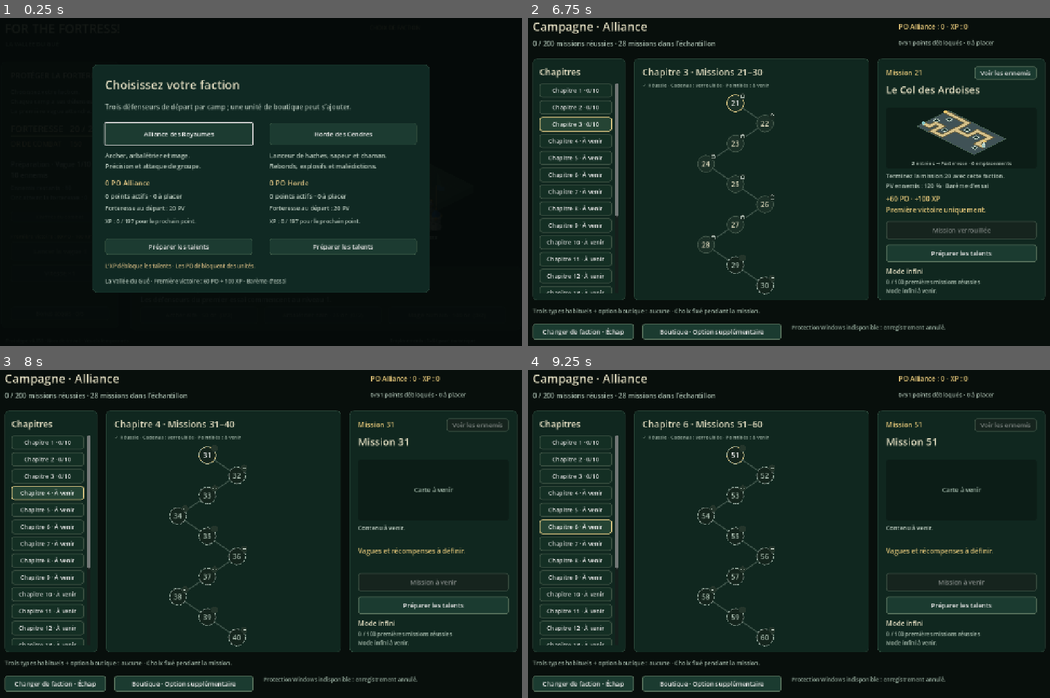
Above: before the commit, frames 1-4 (two rows, left to right).
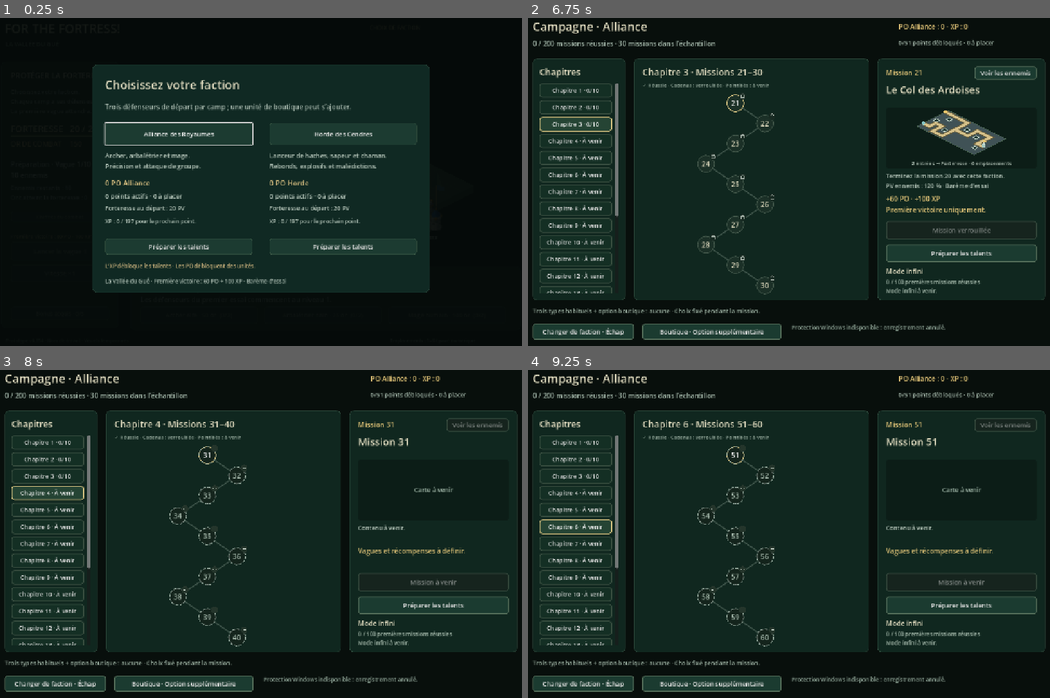
Above: after the commit, the same moments.

Repository: tomy1up/For-The-Fortress
Game: Godot game, scene res://scenes/main.tscn
The game is run twice, just before and just after one commit, with the same random seed, the same clock (stepped at 60 frames per second) and the same inputs.
Inputs:
- Up to frame 1 (0.25 s): no input
- Up to frame 2 (6.75 s): click "Alliance des Royaumes" at 0.5 s; click "Jouer la mission 1" at 1.25 s; click "Jouer la mission 1" at 2 s; click "Horde des Cendres" at 2.75 s; click "Préparer les talents" at 3.5 s; click "Préparer les talents" at 4.25 s; click "Chapitre 1 · 0/10" at 5 s; click "Chapitre 2 · 0/10" at 5.75 s; click "Chapitre 3 · 0/10" at 6.5 s
- Up to frame 3 (8 s): click "Chapitre 4 · À venir" at 7.25 s
- Up to frame 4 (9.25 s): click "Chapitre 5 · À venir" at 8 s; click "Chapitre 6 · À venir" at 8.75 s

The runs differ from the first frame. In frame 2, 0.1% of the frame differs, in the area x 17-48%, y 7-85%; in frame 3, less than 0.1%; in frame 4, less than 0.1%.

Commit message:
release: complete chapter three with missions 29 and 30 in v0.154

Diff:
--- a/prototype/project.godot
+++ b/prototype/project.godot
@@ -3,7 +3,7 @@
 
 [application]
 config/name="For the Fortress! — La Vallée du Gué"
-config/version="0.153"
+config/version="0.154"
 run/main_scene="res://scenes/main.tscn"
 config/features=PackedStringArray("4.7", "GL Compatibility")
 
--- a/prototype/scripts/campaign_catalogue.gd
+++ b/prototype/scripts/campaign_catalogue.gd
@@ -24,9 +24,9 @@
 		var titles: Array[String] = ["La Vallée du Gué","Le Bois du Gué","Les Hauts du Gué","Les Détours du Gué","La Clairière du Gué","Le Défilé du Gué","Les Lacets du Gué","Le Sentier du Gué","Les Abords du Gué","Les Remparts du Gué"]
 		result.merge({"title":titles[(number-1)%10],"available":true,"map_id":maps[(number-1)%10],"hp_percent":99+number,"po":60,"xp":100,"waves":10},true)
 		if number > 10: result.wave_set_id = "ford_banks"
-	elif number <= 28:
-		var maps: Array[String] = ["slate_pass","slate_ridges","slate_scree","slate_ravine","slate_gates","slate_crossing","slate_laces","slate_cirque"]
-		var titles: Array[String] = ["Le Col des Ardoises","Les Cr …(140 unchanged characters)… s des Ardoises","Le Cirque des Ardoises"]
+	elif number <= 30:
+		var maps: Array[String] = ["slate_pass","slate_ridges","slate_scree","slate_ravine","slate_gates","slate_crossing","slate_laces","slate_cirque","slate_high_passages","slate_bastion"]
+		var titles: Array[String] = ["Le Col des Ardoises","Les Cr …(140 unchanged characters)… s des Ardoises","Le Cirque des Ardoises","Les Hauts Passages des Ardoises","Le Bastion des Ardoises"]
 		result.merge({"title":titles[number-21],"available":true,"map_id":maps[number-21],"hp_percent":99+number,"po":60,"xp":100,"waves":10},true)
 	return result
 
--- a/prototype/scripts/main.gd
+++ b/prototype/scripts/main.gd
@@ -775,7 +775,7 @@
 	var mountain_number := 21
 	if variant.begins_with("ridges"): mountain_number = 22
 	if variant.begins_with("mountain"):
-		mountain_number = clampi(variant.trim_prefix("mountain").trim_suffix("play").to_int(),23,28)
+		mountain_number = clampi(variant.trim_prefix("mountain").trim_suffix("play").to_int(),23,30)
 	if (variant.begins_with("terrain") and variant.trim_prefix("terrain").is_valid_int()) or mountain_preview:
 		var target := mountain_number if mountain_preview else clampi(int(variant.trim_prefix("terrain")),2,10)
 		for number in range(1,target):
--- a/prototype/scripts/map_definition.gd
+++ b/prototype/scripts/map_definition.gd
@@ -563,7 +563,7 @@
 
 static func for_id(id: String) -> Dictionary:
 	if id == "valley_ford": return valley()
-	if id == "slate_crossing":
+	if id in ["slate_crossing","slate_high_passages"]:
 		var board := mountain_workshop()
 		board.id = id
 		board.title = "Les Trois Passages des Ardoises"
@@ -572,6 +572,12 @@
 		var upper: Array[Vector2] = [Vector2(0,1),Vector2(7,1)]
 		var middle: Array[Vector2] = [Vector2(0,5)]
 		var lower: Array[Vector2] = [Vector2(0,9),Vector2(3,9),Vector2(3,7),Vector2(7,7)]
+		if id == "slate_high_passages":
+			board.title = "Les Hauts Passages des Ardoises"
+			shared.assign([Vector2(9,5),Vector2(12,5),Vector2(12,2),Vector2(16,2),Vector2(16,6),Vector2(17,6)])
+			upper.assign([Vector2(0,1),Vector2(5,1),Vector2(5,3),Vector2(9,3)])
+			middle.assign([Vector2(0,5)])
+			lower.assign([Vector2(0,9),Vector2(5,9),Vector2(5,7),Vector2(9,7)])
 		upper.append_array(shared)
 		middle.append_array(shared)
 		lower.append_array(shared)
@@ -583,14 +589,22 @@
 			{"id":"lower","path_points":lower,"path_length":measured_length(lower)},
 		]
 		board.slots = [Vector2(3,2.8),Vector2(2,6.8),Vector2(6,3),Vector2(9,3.3),Vector2(12.8,4.2),Vector2(15.8,7.6)]
+		if id == "slate_high_passages":
+			board.slots = [Vector2(3,2.8),Vector2(3,7.2),Vector2(6.8,5.8),Vector2(10.5,3.3),Vector2(14,4.5),Vector2(16,8)]
 		return board
-	if id in ["slate_scree","slate_ravine","slate_gates","slate_laces","slate_cirque"]:
+	if id in ["slate_scree","slate_ravine","slate_gates","slate_laces","slate_cirque","slate_bastion"]:
 		var board := mountain_workshop()
 		board.id = id
 		var upper: Array[Vector2] = []
 		var lower: Array[Vector2] = []
 		var shared: Array[Vector2] = []
 		match id:
+			"slate_bastion":
+				board.title = "Le Bastion des Ardoises"
+				upper.assign([Vector2(0,1),Vector2(4,1),Vector2(4,3),Vector2(8,3),Vector2(8,1),Vector2(11,1)])
+				lower.assign([Vector2(0,9),Vector2(3,9),Vector2(3,6),Vector2(7,6),Vector2(7,8),Vector2(11,8)])
+				shared.assign([Vector2(11,5),Vector2(14,5),Vector2(14,2),Vector2(17,2),Vector2(17,6)])
+				board.slots = [Vector2(2,3),Vector2(1.5,7),Vector2(6,4.5),Vector2(10,3.2),Vector2(15.5,3.5),Vector2(15.5,7.6)]
 			"slate_laces":
 				board.title = "Les Lacets des Ardoises"
 				board.path_points = [Vector2(0,1),Vector2(3,1),Vector2(3,7),Vector2(7,7),Vector2(7,2),Vector2(11,2),Vector2(11,8),Vector2(15,8),Vector2(15,4),Vector2(17,4),Vector2(17,6)]
--- a/prototype/scripts/valley_model.gd
+++ b/prototype/scripts/valley_model.gd
@@ -190,7 +190,7 @@
 	action_history.append(entry)
 
 static func valid_enemy_hp_percent(value: Variant) -> bool:
-	return (value is int or value is float) and is_finite(float(value)) and value == floorf(float(value)) and value >= 100 and value <= 127
+	return (value is int or value is float) and is_finite(float(value)) and value == floorf(float(value)) and value >= 100 and value <= 129
 
 func configure_enemy_hp(value: Variant) -> bool:
 	if not valid_enemy_hp_percent(value) or not action_history.is_empty() or phase != "preparation" or gold != INITIAL_GOLD: return false
--- a/prototype/tests/test_campaign_preview.gd
+++ b/prototype/tests/test_campaign_preview.gd
@@ -37,7 +37,7 @@
 		screen.refresh();screen._select(1)
 		check(screen.terrain_preview.definition.id == "ford_woods" and not screen.start_button.disabled,"La même carte devient jouable après le succès requis")
 		before = JSON.stringify(p.data)
-		screen._chapter(3);screen._select(8)
+		screen._chapter(4);screen._select(0)
 		check(screen.terrain_preview.definition.is_empty() and screen.terrain_preview.geometry().is_empty() and screen.start_button.disabled,"Un contenu à venir n’emprunte pas le terrain du Gué ni celui précédemment consulté")
 		screen._chapter(20);screen._select(9)
 		check(screen.terrain_preview.geometry().is_empty() and JSON.stringify(p.data) == before,"Les chapitres futurs restent sans terrain inventé et sans effet sur les acquis")
--- a/prototype/tests/test_campaign_progress.gd
+++ b/prototype/tests/test_campaign_progress.gd
@@ -15,8 +15,8 @@
 		var id: String = Catalogue.id_for(number);var definition: Dictionary = Catalogue.definition(number)
 		check(not ids.has(id) and Catalogue.number_for(id) == number,"Identifiant de mission unique et stable sur les deux cents positions")
 		ids[id] = true
-		if number > 28: check(not definition.available and not definition.has("po") and not definition.has("xp") and Catalogue.runtime(id).is_empty(),"Contenu absent non jouable, sans récompense inventée")
-	check(Catalogue.available_count() == 28 and Catalogue.runtime("campaign.001") == {"id":"campaign.001","po":60,"xp":100,"waves":10,"map_id":"valley_ford","hp_percent":100},"La mission du Gué et ses gains de référence restent inchangés")
+		if number > 30: check(not definition.available and not definition.has("po") and not definition.has("xp") and Catalogue.runtime(id).is_empty(),"Contenu absent non jouable, sans récompense inventée")
+	check(Catalogue.available_count() == 30 and Catalogue.runtime("campaign.001") == {"id":"campaign.001","po":60,"xp":100,"waves":10,"map_id":"valley_ford","hp_percent":100},"La mission du Gué et ses gains de référence restent inchangés")
 	for invalid in ["campaign.1","campaign.000","campaign.201","campaign.+001","campaign.0001","campaign.001.extra",null,1]: check(Catalogue.number_for(invalid) == 0,"Identifiant non canonique refusé")
 	for number in [0,-1,201]: check(Catalogue.definition(number).is_empty() and Catalogue.id_for(number).is_empty(),"Position hors parcours refusée")
 	for pair in [[1,1],[10,1],[11,2],[20,2],[21,3],[100,10],[101,11],[200,20]]: check(Catalogue.definition(pair[0]).chapter == pair[1],"Dix missions par chapitre aux frontières du parcours")
--- a/prototype/tests/test_campaign_sample.gd
+++ b/prototype/tests/test_campaign_sample.gd
@@ -36,7 +36,7 @@
 				check(is_equal_approx(scaled.hp,base.hp*percent/100.0) and scaled.hp == scaled.max_hp,"Les PV initiaux et maximum appliquent exactement le pourcentage demandé")
 				for key in ["speed","reward","fortress_damage","identity_id","origin"]: check(scaled[key] == base[key],"Vitesse, gains, dégâts à la forteresse et identité de faction inchangés")
 	var m = Model.new()
-	for invalid in [0,99,128,100.5,true,"101",null,INF]: check(not m.configure_enemy_hp(invalid) and m.enemy_hp_percent == 100,"Réglage absent, non entier ou hors de l’échantillon refusé sans effet")
+	for invalid in [0,99,130,100.5,true,"101",null,INF]: check(not m.configure_enemy_hp(invalid) and m.enemy_hp_percent == 100,"Réglage absent, non entier ou hors de l’échantillon refusé sans effet")
 	check(m.configure_enemy_hp(101) and m.select_faction(0) and not m.configure_enemy_hp(102),"Le pourcentage est configuré avant le départ puis figé")
 	m.start();m.advance(0)
 	check(not m.enemies.is_empty() and m.enemies[0].max_hp == Model.scaled_enemy_hp(m.enemies[0].type,101),"Le moteur applique les PV réglés aux apparitions réelles")
@@ -68,7 +68,7 @@
 			if number > 1:
 				var bad: Dictionary = reports[0].duplicate(true);bad.enemy_hp_percent = 100
 				check(not Replay.verify(bad).ok,"Un rapport dont le pourcentage a été falsifié est rejeté")
-				bad.enemy_hp_percent = 128;check(not Replay.verify(bad).ok,"Un rapport ne peut pas imposer une difficulté non prise en charge")
+				bad.enemy_hp_percent = 130;check(not Replay.verify(bad).ok,"Un rapport ne peut pas imposer une difficulté non prise en charge")
 				bad.erase("enemy_hp_percent");check(not Replay.verify(bad).ok,"Supprimer les règles de PV du rapport ne permet pas un rejeu incohérent")
 		var scene = Main.new();root.add_child(scene);scene.set_process(false)
 		var p = Profile.new("");scene.meta_profile = p;scene._open_campaign(faction)
--- a/prototype/tests/test_campaign_states.gd
+++ b/prototype/tests/test_campaign_states.gd
@@ -23,7 +23,7 @@
 			check(menu.chapter == chapter and menu.chapter_in_view(),"Chaque chapitre sélectionné devient visible dans la liste après mise en page")
 			check(menu.get_viewport().gui_get_focus_owner() == menu.nodes[0],"Révéler le chapitre ne vole pas le focus de la mission sélectionnée")
 			if chapter == 3:
-				check(menu.nodes.slice(0,8).all(func(node): return node.state=="locked") and menu.nodes.slice(8).all(func(node): return node.state=="future"),"Le chapitre partiel distingue ses huit missions jouables verrouillées des deux missions à venir")
+				check(menu.nodes.all(func(node): return node.state=="locked"),"Les dix missions du chapitre 3 attendent les réussites préalables")
 			if chapter > 3:
 				check(menu.chapter_buttons[chapter-1].text.contains("À venir"),"Un chapitre sans contenu jouable ne prétend pas être prêt")
 				for node in menu.nodes: check(node.state == "future" and not node.locked,"Les nœuds d’un chapitre futur restent consultables, sans faux cadenas de progression")
--- a/prototype/tests/test_chapter_one.gd
+++ b/prototype/tests/test_chapter_one.gd
@@ -48,7 +48,7 @@
 			var scaled: Dictionary = Model.make_enemy(0,type,0,0,entry.hp_percent)
 			check(is_equal_approx(scaled.max_hp,base.hp*entry.hp_percent/100.0),"PV exacts sans arrondi prématuré")
 			for key in ["speed","reward","fortress_damage","identity_id"]: check(scaled[key] == base[key],"Le changement de mission ne gonfle ni vitesse, ni récompense, ni dégâts à la forteresse")
-	check(not Catalogue.definition(29).available and Catalogue.runtime("campaign.029").is_empty(),"La mission 29 reste à venir, sans contenu annoncé comme jouable")
+	check(not Catalogue.definition(31).available and Catalogue.runtime("campaign.031").is_empty(),"La mission 31 reste à venir, sans contenu annoncé comme jouable")
 	for faction in range(2):
 		for number in range(4,11):
 			var entry: Dictionary = Catalogue.definition(number);var reports: Array = []
--- a/prototype/tests/test_mission_scout.gd
+++ b/prototype/tests/test_mission_scout.gd
@@ -75,7 +75,7 @@
 			check(JSON.stringify(profile.data)==before,"Lire les rencontres ne modifie aucune progression")
 			await escape()
 			check(menu.visible and not scout.visible and not menu.overlay_blocked and root.gui_get_focus_owner()==menu.scout_button,"Échap revient au bouton d’origine sans quitter le parcours")
-		menu._chapter(3);menu._select(8);check(menu.scout_button.disabled,"Les missions futures n’inventent pas de rencontres")
+		menu._chapter(4);menu._select(0);check(menu.scout_button.disabled,"Les missions futures n’inventent pas de rencontres")
 		menu._scout();check(not scout.visible,"Le contenu futur ne s’ouvre pas")
 		menu._chapter(1);menu._scout();menu.close();check(not scout.visible and scout.entries.is_empty(),"Quitter le parcours efface la consultation")
 		menu.open(profile,1-camp);check(not scout.visible and not menu.overlay_blocked,"Aucune ancienne faction ne reste affichée après changement")
--- a/prototype/tests/test_slate_campaign.gd
+++ b/prototype/tests/test_slate_campaign.gd
@@ -12,7 +12,7 @@
 func _initialize() -> void:
 	call_deferred("run_checks")
 func run_checks() -> void:
-	for case in [[0,21],[1,21],[0,22],[1,22],[0,23],[1,23],[0,24],[1,24],[0,25],[1,25],[0,26],[1,26],[0,27],[1,27],[0,28],[1,28]]:
+	for case in [[0,21],[1,21],[0,22],[1,22],[0,23],[1,23],[0,24],[1,24],[0,25],[1,25],[0,26],[1,26],[0,27],[1,27],[0,28],[1,28],[0,29],[1,29],[0,30],[1,30]]:
 		var faction: int = case[0]
 		var mission_number: int = case[1]
 		var game := Main.new()
@@ -29,13 +29,13 @@
 			var id: int = profile.begin_mission(faction,Main.CampaignCatalogue.id_for(number),60,10,100)
 			check(id>0 and profile.credit_mission(id,faction,10,true),"Première victoire préalable créditée par le service")
 		var available_points: int = profile.data.banks[faction].points
-		for index in [0,0,0,0,0,1,1,1,2,2,2,3,5].slice(0,available_points):
+		for index in [0,0,0,0,0,1,1,1,2,2,2,3,5,5].slice(0,available_points):
 			check(profile.allocate(faction,index),"Rangs investis avec les points gagnés auparavant")
 		game._open_campaign(faction,3)
 		game.campaign_menu._select(mission_number-21)
 		game.campaign_menu._launch()
 		var model = game.model
-		var route_count: int = {24:0,26:3,27:0}.get(mission_number,2)
+		var route_count: int = {24:0,26:3,27:0,29:3}.get(mission_number,2)
 		check(not game.choosing_faction and game.mission_definition.id==Main.CampaignCatalogue.id_for(mission_number) and model.routes.size()==route_count,"La mission démarre par le parcours normal")
 		check(model.enemy_hp_percent==99+mission_number and model.gold==150 and model.fortress_hp==model.max_hp and model.bonuses.is_empty(),"Paramètres et remise à neuf avec les talents actifs")
 		model.rng.seed = 7
@@ -44,9 +44,13 @@
 			slots = [4,3,2]
 		if faction==1 and mission_number==23:
 			slots = [2,3,4]
+		if faction==0 and mission_number==30:
+			slots = [2,3,4]
 		var types: Array = [faction*3,faction*3+1,faction*3+2]
 		if faction==1 and mission_number==25:
 			types = [3,5,4]
+		if faction==1 and mission_number==30:
+			types = [3,3,5]
 		check(model.buy(slots[0],types[0]) and model.buy(slots[1],types[1]),"Recrutement initial dans le budget")
 		for wave in range(1,11):
 			if wave==2: model.upgrade(slots[0])
Not shown, changed: prototype/distribution/LIRE_MOI.txt
Not shown, changed: prototype/export_presets.cfg
Not shown, changed: design/Biomes_cumul_2026-10-31.md
Not shown, added: design/Missions_029_030_Ardoises.md
Not shown, added: design/essais/v0154_release_notes.md
Not shown, changed: prototype/Exporter_Windows.ps1
